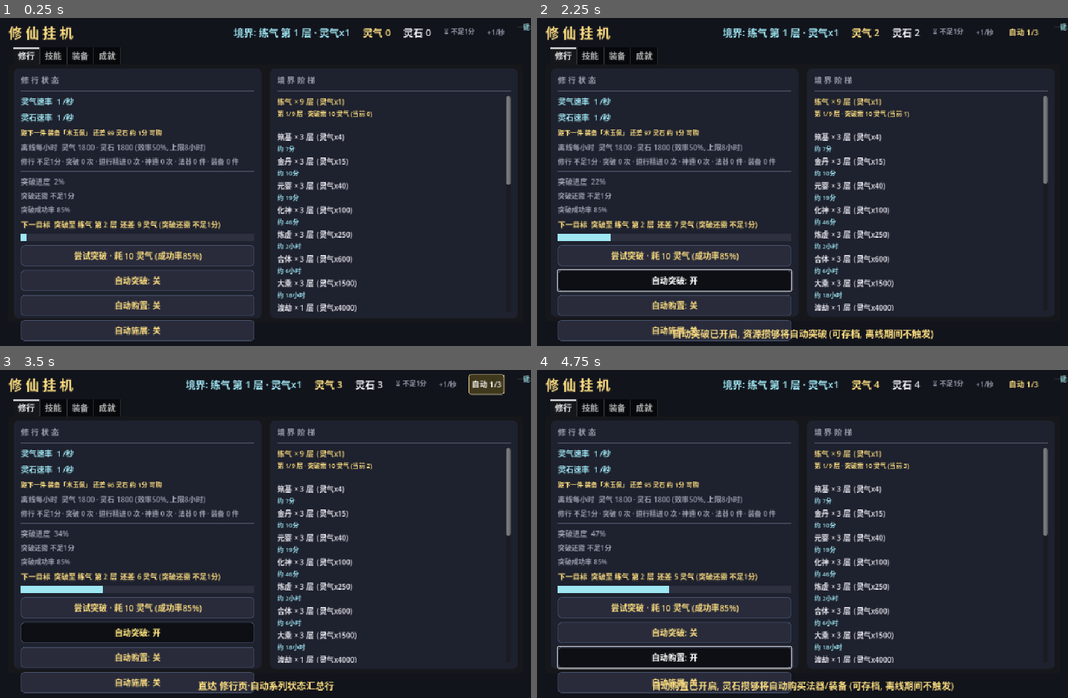
Above: before the commit, frames 1-4 (two rows, left to right).
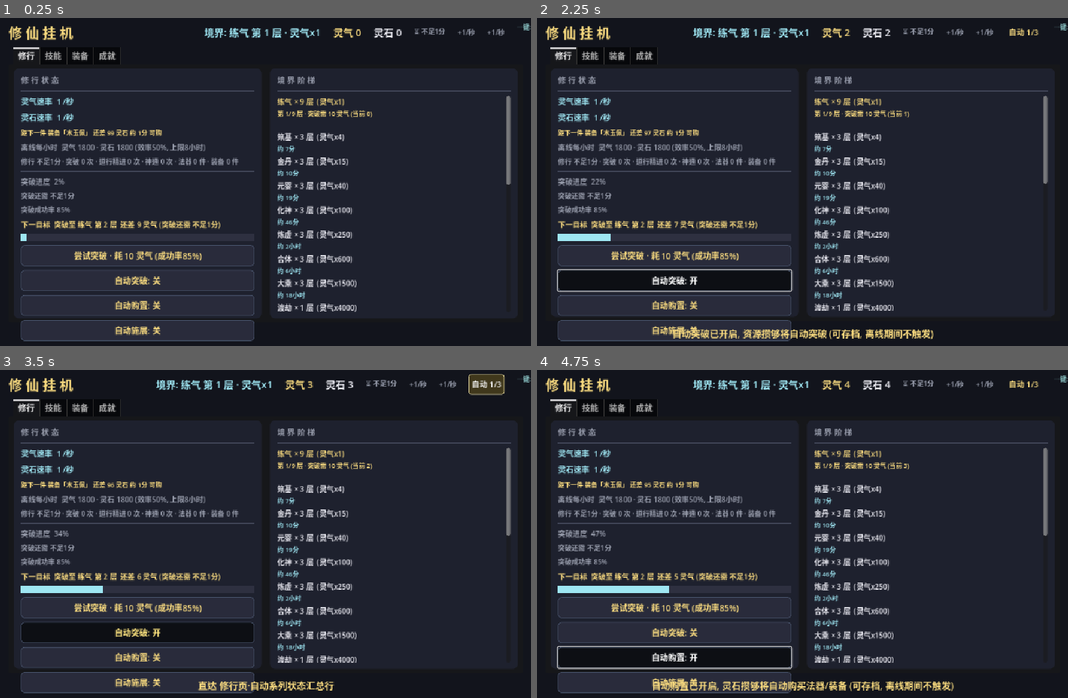
Above: after the commit, the same moments.

Repository: playerss/xiuxian-idle-godot
Game: Godot game, scene res://scenes/main.tscn
The game is run twice, just before and just after one commit, with the same random seed, the same clock (stepped at 60 frames per second) and the same inputs.
Inputs (mouse positions are in pixels of both pictures, inside the frame that each line leads up to):
- Up to frame 1 (0.25 s): no input
- Up to frame 2 (2.25 s): click (1057, 31) at 0.52 s; click "尝试突破 · 耗 10 灵气 (成功率85%)" at 1.25 s; click "自动突破: 关" at 2 s
- Up to frame 3 (3.5 s): click "自动 1/3" at 2.75 s
- Up to frame 4 (4.75 s): click "自动突破: 开" at 3.5 s; click "自动购置: 关" at 4.25 s

The runs differ from the first frame. In frame 1, 1.0% of the frame differs, in the area x 38-90%, y 3-7%; in frame 2, 1.0%; in frame 3, 1.0%, in the area x 29-81%, y 3-7%; in frame 4, 1.0%.

Commit message:
feat(打磨-79): 顶栏 灵石速率 常显 — 顶栏 灵石行 只有 总量, 挂机 扫视 顶栏 不知 灵石 每秒 攒 多少 (修行页 灵石速率行 需 切页 才见, 打磨-78 只给了 主资源 速率); 顶栏 灵石行 后 加 灰色 小字 "+X/秒" (与 修行页 灵石速率 行 同 口径 = 基础 x 境界倍率 x (1+灵石/全面 被动+装备加成), 法器 连乘 仅 影响 主资源 速率 不 影响 灵石, 未飞升/飞升 恒 灵石), 速率<=0 隐藏 避免 空文本 占位, 文本 变化 才刷 节流, tooltip 说明 构成 口径; GameData.stone_rate_text() 只读 接口 (速率<=0=空串, 复用 stone_per_sec+fmt, 只读 无 状态/存档/统计 副作用), main.gd _sr_label 顶栏子节点 (灵石行 后, 13px DIM) + _sr_text 缓存 文本 变化 才刷+隐藏 切换. selftest +18 项 = 949 项 (基准 文案=+当前灵石速率 动态 恒等/境界2 文案 同步 动态 恒等/学 stone_mult 功法 后 速率 上升+文案 恒等+清除 复原/穿戴 stone_mult 装备 文案 恒等+恢复 复原/买法器 主资源 速率 上升 但 灵石 文案 不变+恢复 复原/飞升 后 口径 不变 恒等/只读 连读 恒定+无 资源 统计 副作用), ui_test +12 项 = 1699 项 (标签 节点 顶栏 同父/灰色/tooltip 口径/初始 可见 文本=接口/同态 节流 稳定 无副作用/境界2 文本 同步+恢复 复原/飞升 后 口径 不变 恒等+恢复 复原/收尾 稳定); stress 613 + 主场景冒烟 0 报错回归全过; 顺带 4 张 Steam 商店截图 Xvfb 重跑更新当前版 UI (顶栏 灵石行 后 新增 "+X/秒" 灰色 速率 标签, 顶栏 y0..70 新旧 差异 采样 1808 像素 程序化 校验), PROJECT_PLAN 勾选 打磨-79 新增 打磨-80 候选, README 补 949/1699 项+玩法说明

Diff:
--- a/scripts/game_data.gd
+++ b/scripts/game_data.gd
@@ -305,6 +305,15 @@
 # 只读 不 改 状态/存档/统计)
 func primary_rate_text() -> String:
 	var r: float = qi_per_sec()
+	if r <= 0.0:
+		return ""
+	return "+%s/秒" % fmt(r)
+
+# 打磨-79: 顶栏 灵石速率 只读 接口 (与 修行页 灵石速率 行 同 口径
+# = 基础1 x 境界倍率 x (1 + 灵石/全面 被动 + 装备加成); 法器连乘 不影响 灵石;
+# 速率<=0 返回 空串 供 UI 隐藏 标签, 只读 不 改 状态/存档/统计)
+func stone_rate_text() -> String:
+	var r: float = stone_per_sec()
 	if r <= 0.0:
 		return ""
 	return "+%s/秒" % fmt(r)
--- a/scripts/main.gd
+++ b/scripts/main.gd
@@ -36,6 +36,8 @@
 var _play_text := ""           # 打磨-77: 挂机时长 文本缓存 (变化才刷, 空串=隐藏)
 var _rate_label: Label         # 打磨-78: 顶栏 主资源速率 常显 ("+X/秒", 未飞升=灵气 飞升后=道行, 文本变化 才刷)
 var _rate_text := ""           # 打磨-78: 主资源速率 文本缓存 (变化才刷, 空串=隐藏)
+var _sr_label: Label           # 打磨-79: 顶栏 灵石速率 常显 ("+X/秒", 与 修行页 灵石速率 行 同口径, 文本变化 才刷)
+var _sr_text := ""             # 打磨-79: 灵石速率 文本缓存 (变化才刷, 空串=隐藏)
 var _progress_label: Label
 var _bar_bg: ColorRect
 var _bar_fill: ColorRect
@@ -252,6 +254,13 @@
 	_rate_label.visible = false
 	_rate_label.tooltip_text = "当前 主资源 收入 速率 (与 主资源行 同 口径: 未飞升=灵气/秒, 飞升后=道行/秒)。\n构成 = 境界基础 倍率 x 道行阶段 倍率 x 法器 连乘 x 功法装备 (1+Σ 被动/装备加成), 与 修行页 灵气速率 同 口径; 纯展示, 无 存档/统计 副作用。"
 	top.add_child(_rate_label)
+	# 打磨-79: 顶栏 灵石速率 常显 (灰色小字 "+X/秒", 灵石行 后: 与 修行页 灵石速率 行 同 口径
+	# = 基础 x 境界倍率 x (1 + 灵石/全面 被动 + 装备加成); 速率<=0 隐藏 避免 空文本 占位;
+	# 文本 变化 才刷 节流, 纯展示 无 副作用)
+	_sr_label = _label("", 13, DIM)
+	_sr_label.visible = false
+	_sr_label.tooltip_text = "当前 灵石 收入 速率 (与 灵石行 同 口径, 未飞升/飞升 恒 灵石)。\n构成 = 基础 x 境界倍率 x (1 + 灵石/全面 被动 + 装备加成), 与 修行页 灵石速率 行 同 口径; 法器 连乘 仅 影响 主资源 速率, 不影响 灵石; 纯展示, 无 存档/统计 副作用。"
+	top.add_child(_sr_label)
 	# 打磨-73: 顶栏 自动系列 状态徽标 (金色圆角徽标 "自动 N/3": 任一开关开 显示, 全关 隐藏;
 	# tooltip 复用 auto_summary_text 三开关 口径 + 离线不触发 说明; 纯展示 无 存档/统计 副作用)
 	# 打磨-74: 徽标 升级 flat Button 可点击热区 (手型光标+悬停 淡底 金边, 复用 打磨-44/71 模式):
@@ -1392,6 +1401,12 @@
 		_rate_text = rt_t
 		_rate_label.text = rt_t
 		_rate_label.visible = rt_t != ""
+	# 打磨-79: 顶栏 灵石速率 常显 (与 修行页 灵石速率 行 同 口径, 文本 变化 才刷; 速率<=0 隐藏)
+	var sr_t: String = g.stone_rate_text()
+	if sr_t != _sr_text:
+		_sr_text = sr_t
+		_sr_label.text = sr_t
+		_sr_label.visible = sr_t != ""
 	_progress_label.text = ("道行进度  %d%%" if g.ascended else "突破进度  %d%%") % int(g.breakthrough_progress())
 	# 打磨-24: 突破/道行精进 ETA (每帧算一次, 文本变化才写)
 	var bet_t: String = g.breakthrough_eta_text()
--- a/scripts/selftest.gd
+++ b/scripts/selftest.gd
@@ -3263,6 +3263,75 @@
 	check(g.primary_rate_text() == g.primary_rate_text(), "打磨-78 只读 连读 恒定")
 	check(g.stats == snap8 and g.essence == ess8 and g.stones == st8,
 		"打磨-78 只读 接口 无 资源/统计 副作用")
+	# ---------- 打磨-79: 顶栏 灵石速率 常显 接口 (只读 stone_rate_text, 与 修行页 灵石速率 行 同口径;
+	# 期望值 全部 按 当前 stone_per_sec 动态 计算, 防 境界/功法 残留 干扰; 收尾 前 已 重置 基准 态) ----------
+	var base_sps: float = g.stone_per_sec()
+	var s79_base: String = g.stone_rate_text()
+	check(s79_base == ("+%s/秒" % g.fmt(base_sps)),
+		"打磨-79 基准 文案=+当前灵石速率/秒 (实际 %s, 速率 %s)" % [s79_base, str(base_sps)])
+	# 境界 变化 → 文案 同步 (灵石 速率 含 境界倍率, 动态 恒等; 恢复原 境界)
+	var r79_save: int = g.realm_idx
+	g.realm_idx = 2
+	var t79_r2: String = g.stone_rate_text()
+	check(t79_r2 == ("+%s/秒" % g.fmt(g.stone_per_sec())) and t79_r2 != s79_base,
+		"打磨-79 境界2 文案 动态 恒等 (实际 %s)" % t79_r2)
+	g.realm_idx = r79_save
+	check(g.stone_rate_text() == s79_base, "打磨-79 恢复 境界 后 文案 复原")
+	# 功法 加成: 学 一个 stone_mult 被动 → 速率 与 文案 同 恒等 (realm0/层1 可学 恒 存在)
+	var skill79: String = ""
+	for sid in g.skill_ids:
+		var sd: Dictionary = g.skill_by_id.get(sid, {})
+		if str(sd.get("effect", "")) == "stone_mult" and g.can_learn(sid):
+			skill79 = sid
+			break
+	check(skill79 != "", "打磨-79 存在 可学 stone_mult 被动 (实际 %s)" % skill79)
+	if skill79 != "":
+		g.learn_skill(skill79)
+		var sps_after: float = g.stone_per_sec()
+		check(sps_after > base_sps, "打磨-79 学 stone_mult 后 灵石速率 上升 (实际 %s > %s)" % [str(sps_after), str(base_sps)])
+		check(g.stone_rate_text() == ("+%s/秒" % g.fmt(sps_after)),
+			"打磨-79 学功法 后 文案=+新灵石速率/秒 (实际 %s)" % g.stone_rate_text())
+		g.learned.erase(skill79)
+		check(g.stone_rate_text() == s79_base, "打磨-79 清除 功法 后 文案 复原")
+	# 装备 加成: 穿戴 一件 stone_mult 装备 → 文案 恒等 (灵石 买得起 最便宜 凡品 武器; 恢复 原 态)
+	var stone79_save: float = g.stones
+	var eq79: String = "weapon_0_0"
+	if not g.owned_eq.has(eq79):
+		g.stones = 1000.0
+		g.buy_equipment(eq79)
+		check(g.owned_eq.has(eq79), "打磨-79 装备 购买 成功 (owned_eq)")
+		check(g.stone_rate_text() == ("+%s/秒" % g.fmt(g.stone_per_sec())),
+			"打磨-79 穿戴装备 后 文案 动态 恒等 (实际 %s)" % g.stone_rate_text())
+		g.equipped.clear()
+		g.owned_eq.erase(eq79)
+		g.stones = stone79_save
+		check(g.stone_rate_text() == s79_base, "打磨-79 恢复 装备 后 文案 复原")
+	# 法器 连乘 不 影响 灵石: 买 一件法器 → 主资源 速率 变 但 灵石速率 文案 不变
+	var item79: String = "wooden_sword"
+	if not g.owned.has(item79):
+		var qps79_before: float = g.qi_per_sec()
+		g.stones = 1000.0
+		g.try_buy_item(item79)
+		check(g.owned.has(item79), "打磨-79 法器 购买 成功 (owned)")
+		check(g.qi_per_sec() > qps79_before, "打磨-79 买法器 后 主资源 速率 上升 (实际 %s > %s)" % [str(g.qi_per_sec()), str(qps79_before)])
+		check(g.stone_rate_text() == s79_base, "打磨-79 买法器 后 灵石速率 文案 不变 (实际 %s)" % g.stone_rate_text())
+		g.owned.erase(item79)
+		g.stones = stone79_save
+		check(g.stone_rate_text() == s79_base, "打磨-79 恢复 法器 后 文案 复原")
+	# 飞升 后 口径 不变 (灵石 恒 为 灵石, 文案 仍 同 公式; 恢复 原 态)
+	var asc79_save: bool = g.ascended
+	g.ascended = true
+	check(g.stone_rate_text() == ("+%s/秒" % g.fmt(g.stone_per_sec())),
+		"打磨-79 飞升 后 文案=+灵石速率/秒 恒等 (实际 %s)" % g.stone_rate_text())
+	g.ascended = asc79_save
+	check(g.stone_rate_text() == s79_base, "打磨-79 恢复 飞升 态 后 文案 复原")
+	# 只读: 连读 恒定 + 接口 本身 不改 资源/统计 (快照 对比)
+	var snap79: Dictionary = g.stats.duplicate(true)
+	var ess79: float = g.essence
+	var st79: float = g.stones
+	check(g.stone_rate_text() == g.stone_rate_text(), "打磨-79 只读 连读 恒定")
+	check(g.stats == snap79 and g.essence == ess79 and g.stones == st79,
+		"打磨-79 只读 接口 无 资源/统计 副作用")
 	# ---------- 汇报 ----------
 	print("")
 	if _fail.is_empty():
--- a/scripts/ui_test.gd
+++ b/scripts/ui_test.gd
@@ -127,6 +127,7 @@
 	await _assert_onekey_tip_detail()
 	await _assert_play_time_badge()
 	_assert_primary_rate_badge()
+	_assert_stone_rate_badge()
 	_finish()
 
 
@@ -2982,3 +2983,60 @@
 	# 收尾: 可见 + 文本=接口
 	check(rl.visible == true and str(rl.text) == g.primary_rate_text(),
 		"打磨-78 收尾 可见 文本=接口 稳定")
+
+
+# 打磨-79: 顶栏 灵石速率 常显 — 顶栏 灵石行 后 加 灰色小字 "+X/秒" (与 修行页 灵石速率 行 同口径
+# = 基础 x 境界倍率 x (1+灵石/全面被动+装备加成); 法器连乘 不影响 灵石; 速率<=0 隐藏;
+# 文本 变化 才刷 节流; 纯展示 无 副作用);
+# 断言 (手动驱动 确定性): 标签 节点 顶栏 同父/灰色/tooltip 口径/初始 可见+文本=接口 (灵石速率恒>0)/
+# 同态 节流 稳定 无副作用/境界 变化 文本 同步 (动态 恒等)/飞升 后 口径 不变 动态 恒等/恢复 复原/
+# 收尾 文本=接口 可见
+func _assert_stone_rate_badge() -> void:
+	var g := GameData
+	# 节点: 顶栏 子节点 (与 挂机时长 标签 同父), 灰色 13px
+	var sl: Label = ui._sr_label
+	check(sl != null, "打磨-79 顶栏 灵石速率 标签 节点 存在")
+	check(sl.get_parent() == ui._play_label.get_parent(),
+		"打磨-79 标签 挂在 顶栏 (与 挂机时长 标签 同父; 实际 %s)" % str(sl.get_parent()))
+	check(sl.get_theme_color("font_color") == Color(0.6, 0.62, 0.68),
+		"打磨-79 标签 字色 灰色 (实际 %s)" % str(sl.get_theme_color("font_color")))
+	check(sl.tooltip_text.find("灵石 收入 速率") >= 0 and sl.tooltip_text.find("修行页 灵石速率 行 同 口径") >= 0,
+		"打磨-79 标签 tooltip 含 口径 说明 (实际 %s)" % sl.tooltip_text.left(20))
+	# 初始: 灵石速率 恒 >0 (境界倍率>=1) → 可见 + 文本=接口 (动态 恒等, 防 前序 残留 干扰)
+	var t0: String = g.stone_rate_text()
+	check(t0 != "", "打磨-79 基准 灵石速率>0 接口 非空 (实际 %s)" % t0)
+	check(sl.visible == true and str(sl.text) == t0,
+		"打磨-79 初始 可见 文本=接口 (实际 visible=%s text=%s)" % [str(sl.visible), str(sl.text)])
+	# 节流: 同态 刷新 文本 稳定, 无 资源/统计 副作用
+	var snap_s: Dictionary = g.stats.duplicate(true)
+	var ess_s: float = g.essence
+	var st_s: float = g.stones
+	ui._refresh()
+	check(str(sl.text) == t0 and g.stats == snap_s and g.essence == ess_s and g.stones == st_s,
+		"打磨-79 同态 节流 文本 稳定 无副作用")
+	# 境界 变化 → 文本 同步 (灵石 速率 含 境界倍率, 动态 恒等; 恢复原 境界)
+	var realm_s: int = g.realm_idx
+	g.realm_idx = 2
+	ui._refresh()
+	var t_r2: String = g.stone_rate_text()
+	check(str(sl.text) == t_r2 and t_r2 != t0,
+		"打磨-79 境界2 文本 同步 (实际 %s, 期望 %s)" % [str(sl.text), t_r2])
+	g.realm_idx = realm_s
+	ui._refresh()
+	check(str(sl.text) == t0, "打磨-79 恢复 境界 后 文本 复原 (实际 %s)" % str(sl.text))
+	# 飞升 后 口径 不变 (灵石 恒 为 灵石, 同 公式 动态 恒等; 恢复 原 态)
+	var asc_s: bool = g.ascended
+	var daoLv_s: int = g.dao_level
+	g.ascended = true
+	g.dao_level = 1
+	ui._refresh()
+	var t_asc: String = g.stone_rate_text()
+	check(str(sl.text) == t_asc,
+		"打磨-79 飞升 后 文本=接口 口径 不变 (实际 %s, 期望 %s)" % [str(sl.text), t_asc])
+	g.ascended = asc_s
+	g.dao_level = daoLv_s
+	ui._refresh()
+	check(str(sl.text) == t0, "打磨-79 恢复 飞升 态 后 文本 复原 (实际 %s)" % str(sl.text))
+	# 收尾: 可见 + 文本=接口
+	check(sl.visible == true and str(sl.text) == g.stone_rate_text(),
+		"打磨-79 收尾 可见 文本=接口 稳定")
Binary file changed: store/shots/01_training.png
Binary file changed: store/shots/02_skills.png
Binary file changed: store/shots/03_equipment.png
Binary file changed: store/shots/04_achievements.png
Not shown, changed: PROJECT_PLAN.md
Not shown, changed: README.md
